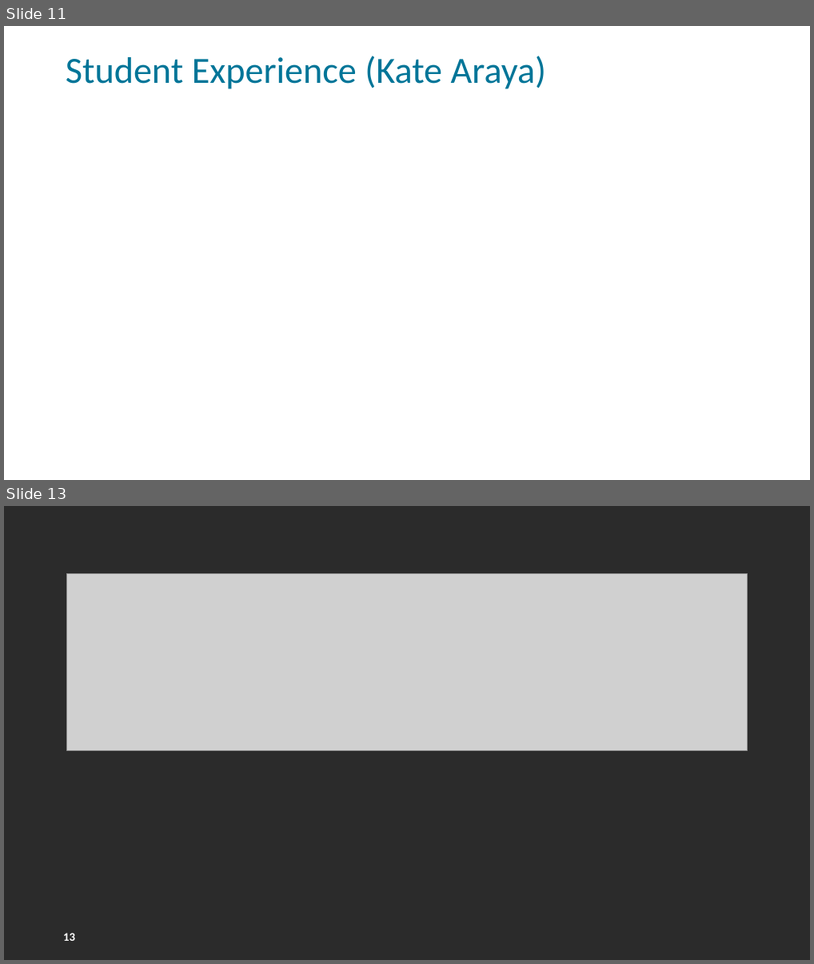
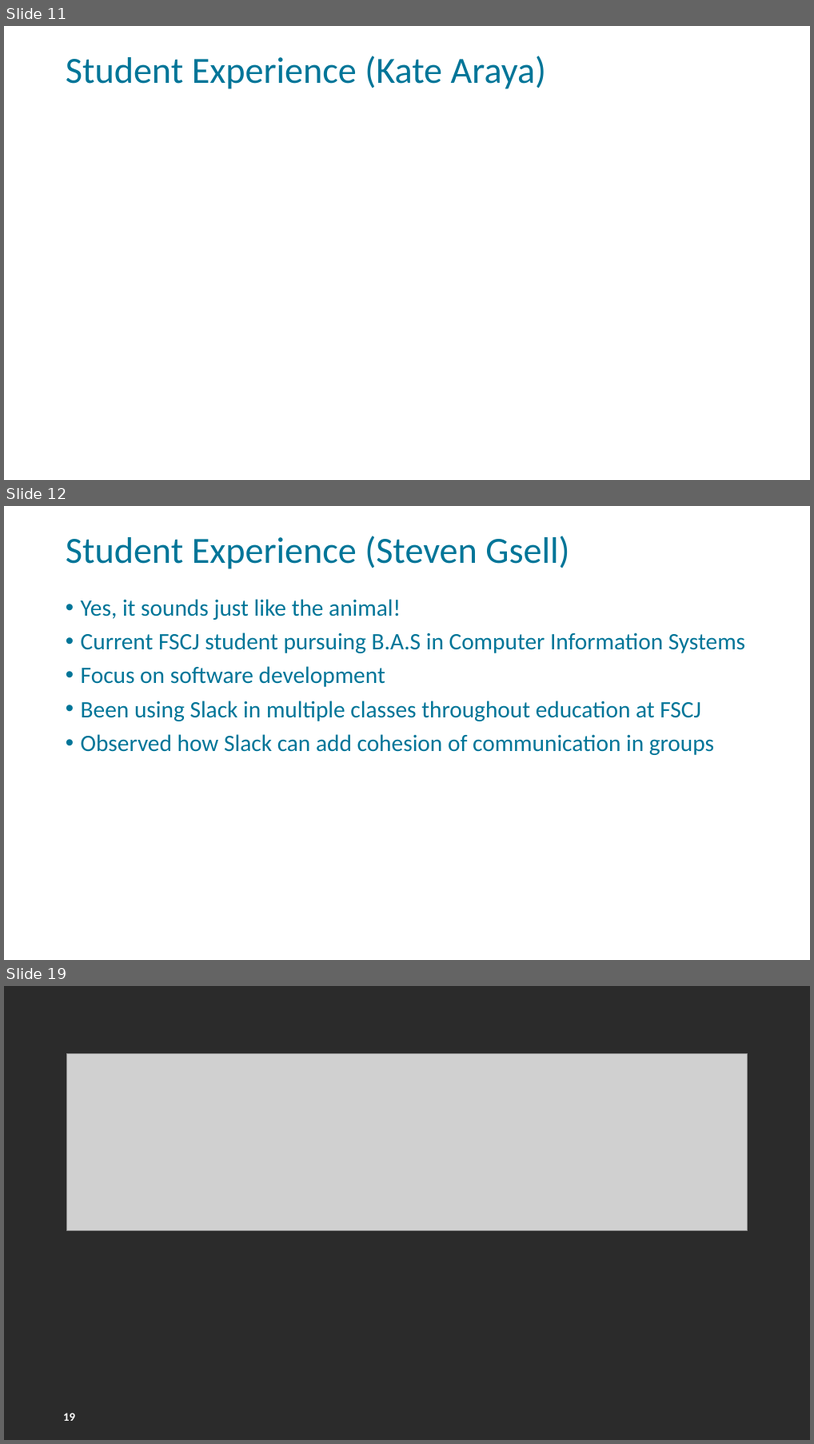
Before and after one commit to FSCJ-FacultyDev/HITEC2024, a slide deck: LeveragingSlackForStudentCollaboration.pptx. Shown one above the other, each under a label of ours: slides 11 and 13 before the commit, slides 11, 12 and 19 after it; the slides between them are not shown. The pictures are 814x964 and 814x1444 pixels, drawn with LibreOffice and Linux fonts; fonts in the diff are those of the drawing; grey boxes stand for pictures; background and template pictures are left out; a plain dark background stands for a picture behind light text. Boxes give left, top, right and bottom in pixels: in the first picture for what was removed or moved away, otherwise in the second. Text is boxed around its words. In the diff, an @@ line names an element or a change of style, - is before the commit and + after.

Commit message:
Steven Gsell section added

```diff
--- a/LeveragingSlackForStudentCollaboration.pptx
+++ b/LeveragingSlackForStudentCollaboration.pptx
@@ slide 12 added at [4, 506, 810, 960], background picture (left out); not listed: 1 template element that a slide beside it also shows @@
@@ title added at [66, 536, 570, 569], 44 pt, text #007598 @@
+Student Experience (Steven Gsell)
@@ text added at [81, 599, 746, 755], 28 pt, text #007598 @@
+• Yes, it sounds just like the animal!
+• Current FSCJ student pursuing B.A.S in Computer Information Systems
+• Focus on software development
+• Been using Slack in multiple classes throughout education at FSCJ
+• Observed how Slack can add cohesion of communication in groups
@@ what was slide 13 is now slide 19 @@
@@ page number at [63, 1412, 75, 1420]: text changed @@
-13
+19
```
Also in this commit, not shown: 6 other slides added, 1 slide removed.
